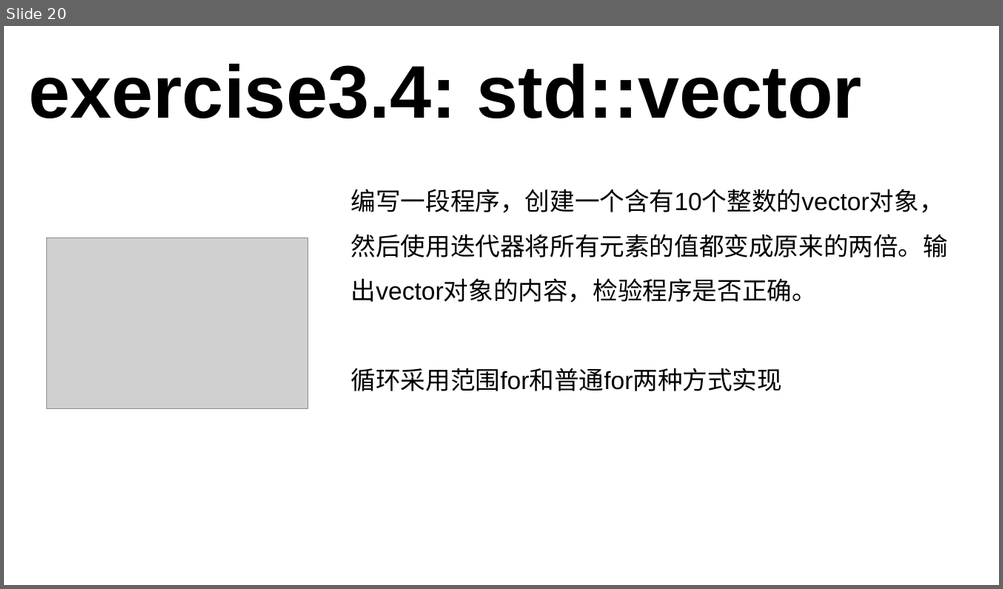
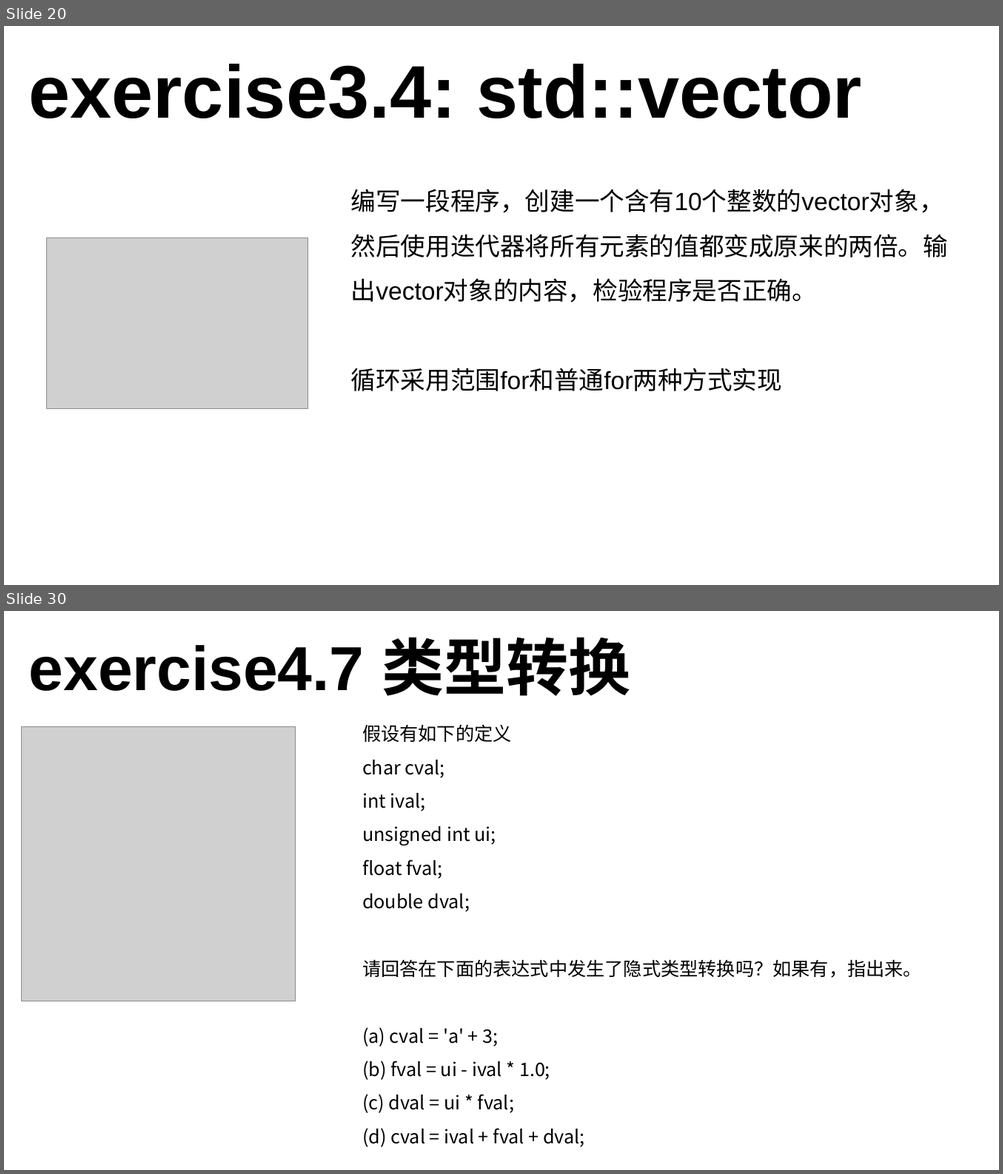
Before and after one commit to 3417725275/CPP_Study, a slide deck: C++课件.pptx. Shown one above the other, each under a label of ours: slide 20 before the commit, slides 20 and 30 after it; the slides between them are not shown. The pictures are 1003x589 and 1003x1174 pixels, drawn with LibreOffice and Linux fonts; fonts in the diff are those of the drawing; grey boxes stand for pictures. Boxes give left, top, right and bottom in pixels: in the first picture for what was removed or moved away, otherwise in the second. Text is boxed around its words. In the diff, an @@ line names an element or a change of style, - is before the commit and + after.

```diff
--- a/C++课件.pptx
+++ b/C++课件.pptx
@@ slide 30 added at (x1=4, y1=611, x2=999, y2=1170), background #FFFFFF @@
@@ text added at (x1=29, y1=637, x2=630, y2=696), 60 pt, text #000000, bold @@
+exercise4.7 类型转换
@@ picture added at (x1=22, y1=727, x2=296, y2=1001) @@
@@ text added at (x1=362, y1=724, x2=922, y2=1147), 18 pt, text #000000 @@
+假设有如下的定义
+char cval;
+int ival;
+unsigned int ui;
+float fval;
+double dval;
+请回答在下面的表达式中发生了隐式类型转换吗？如果有，指出来。
+(a) cval = 'a' + 3;
+(b) fval = ui - ival * 1.0;
+(c) dval = ui * fval;
+(d) cval = ival + fval + dval;
```
Also in this commit, not shown: 3 slides changed, 8 other slides added, 1 slide removed, 1 other file.
